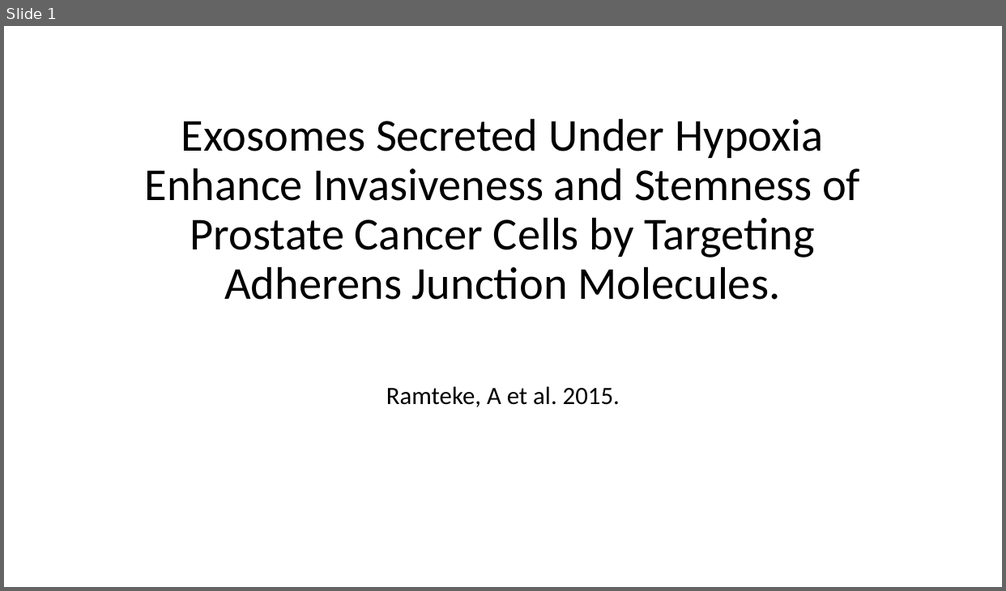
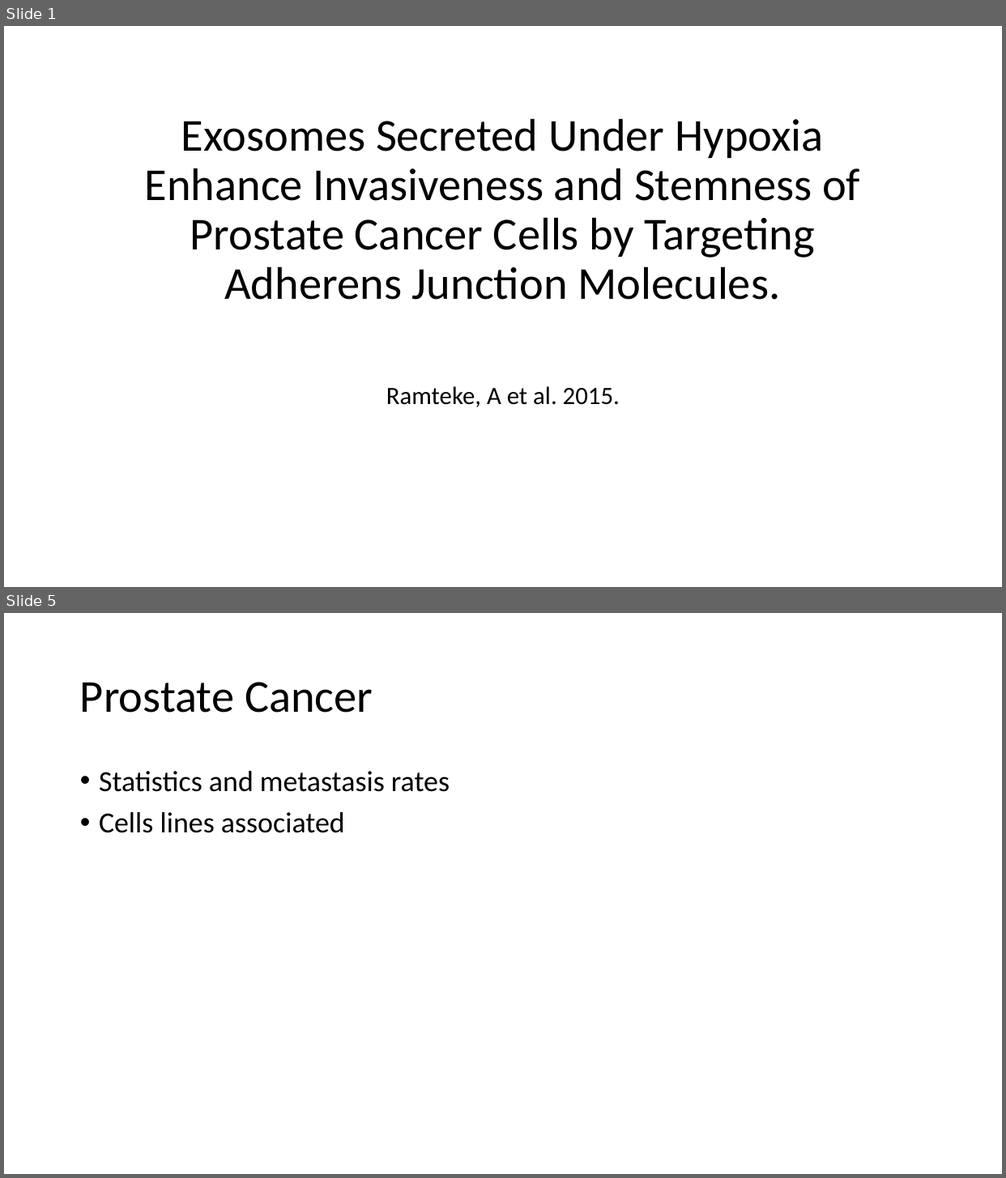
Before and after one commit to HarleyRobinson/Honours2, a slide deck: BackgroundInfo/JCslides.pptx. Shown one above the other, each under a label of ours: slide 1 before the commit, slides 1 and 5 after it; the slides between them are not shown. The pictures are 1006x591 and 1006x1178 pixels, drawn with LibreOffice and Linux fonts; fonts in the diff are those of the drawing. Boxes give left, top, right and bottom in pixels: in the first picture for what was removed or moved away, otherwise in the second. Text is boxed around its words. In the diff, an @@ line names an element or a change of style, - is before the commit and + after.

```diff
--- a/BackgroundInfo/JCslides.pptx
+++ b/BackgroundInfo/JCslides.pptx
@@ slide 5 added at (4,613,1002,1174), background #FFFFFF @@
@@ title added at (80,682,373,713), 44 pt, text #000000 @@
+Prostate Cancer
@@ text added at (99,771,450,833), 28 pt, text #000000 @@
+• Statistics and metastasis rates
+• Cells lines associated
```
Also in this commit, not shown: 12 other slides added, 6 slides removed, 11 other files.
